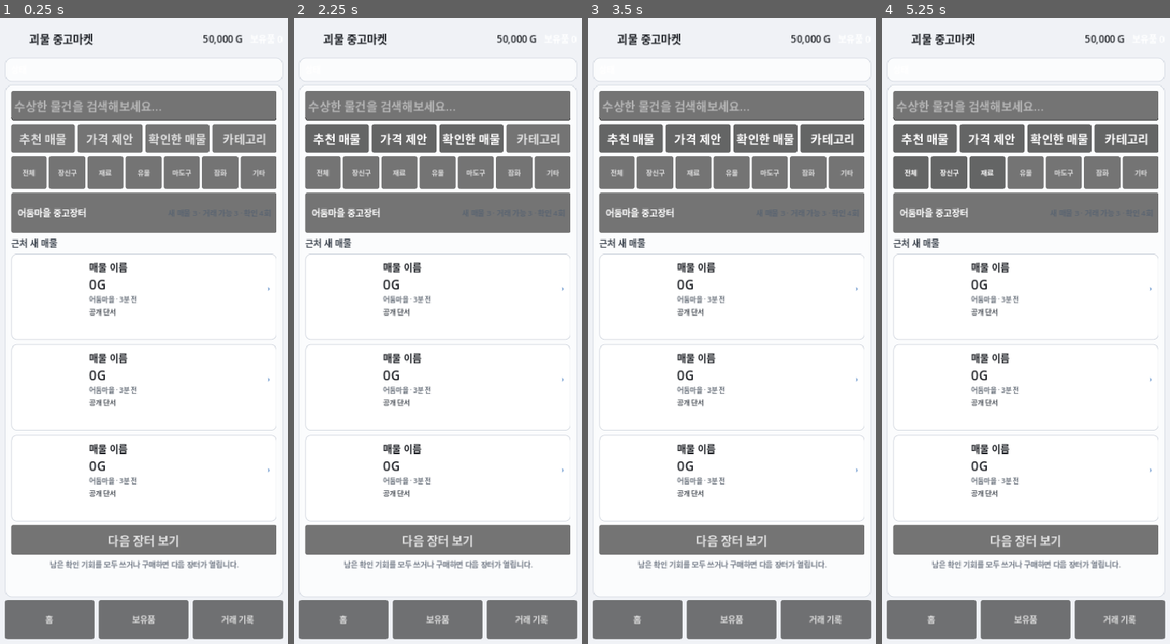
Above: before the commit, frames 1-4 (left to right).
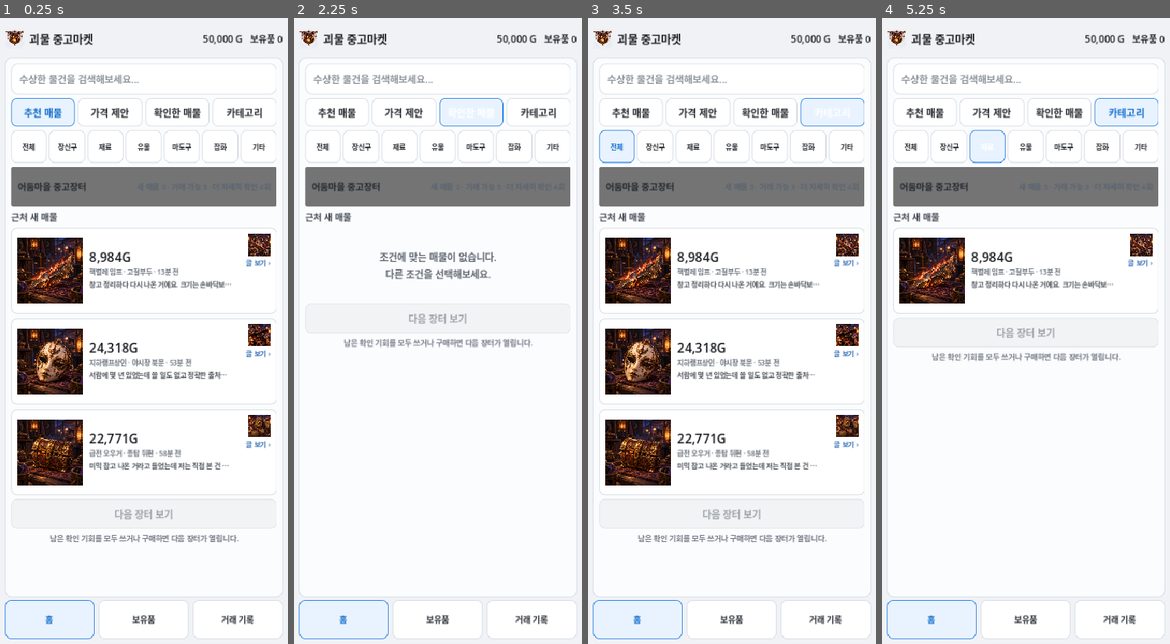
Above: after the commit, the same moments.

Repository: Queenrain9/monster-used-market
Game: Godot game, scene res://scenes/main.tscn
Two runs of this game, one before a commit and one after it. Both use one fixed random seed, a clock stepped at 60 frames per second and the inputs below.
Inputs:
- Up to frame 1 (0.25 s): no input
- Up to frame 2 (2.25 s): click "추천 매물" at 0.5 s; click "가격 제안" at 1.25 s; click "확인한 매물" at 2 s
- Up to frame 3 (3.5 s): click "카테고리" at 2.75 s
- Up to frame 4 (5.25 s): click "전체" at 3.5 s; click "장신구" at 4.25 s; click "재료" at 5 s

The runs differ from the first frame. In frame 1, 39% of the frame differs, in the area x 1-99%, y 1-100%; in frame 2, 30%; in frame 3, 39%; in frame 4, 32%.
Error before the commit: Parse Error: Identifier "_open_seller_chat" not declared in the current scope. (res://scripts/main.gd:268)

Commit message:
feat: make seller chat a dedicated navigation state

Diff:
--- a/scripts/main.gd
+++ b/scripts/main.gd
@@ -474,22 +474,76 @@
 	]
 	detail_budget.text = "남은 질문/확인 기회: %d번" % investigation_remaining
 	inquiry_panel.visible = false
-	_render_chat_thread(listing)
-	var memo_text = _format_discovered_clues(listing)
-	detail_clues.text = "아직 메모한 내용이 없습니다." if memo_text.is_empty() else memo_text
+	var discovered: Array = listing.get("discovered_clues", [])
+	detail_memo_title.text = "거래 메모 %d개" % discovered.size()
+	if discovered.is_empty():
+		detail_clues.text = "아직 메모한 내용이 없습니다."
+	else:
+		var preview_lines = []
+		var start_index = max(0, discovered.size() - 2)
+		for i in range(start_index, discovered.size()):
+			preview_lines.append("• %s" % str(discovered[i].get("text", "")))
+		detail_clues.text = "\n".join(preview_lines)
+	var chat_count = listing.get("chat_history", []).size()
+	open_seller_chat_button.text = "판매자에게 채팅하기%s" % (" · 대화 %d개" % chat_count if chat_count > 0 else "")
 	market_price_label.text = _market_price_reference_text(listing)
+
+	_populate_suspect_options(listing)
+	_restore_trade_plan(listing)
+
+
+func _open_seller_chat() -> void:
+	var listing = _current_market_listing()
+	if listing.is_empty():
+		return
+	current_stage = "chat"
+	_render_seller_chat()
+	_show_panel(seller_chat_panel)
+	_set_status("판매자에게 궁금한 걸 물어보세요.")
+	_save_game()
+
+
+func _back_to_detail() -> void:
+	if _current_market_listing().is_empty():
+		_go_market()
+		return
+	current_stage = "detail"
+	_render_detail()
+	_show_panel(detail_panel)
+	$Margin/RootVBox/DetailPanel/Scroll.ensure_control_visible(open_seller_chat_button)
+	_save_game()
+
+
+func _render_seller_chat() -> void:
+	var listing = _current_market_listing()
+	if listing.is_empty():
+		_go_market()
+		return
+	var seller: Dictionary = listing.get("seller", {})
+	chat_gold_label.text = "%s G" % _money(gold)
+	chat_seller_portrait.texture = Art.texture_for("sellers", str(seller.get("id", "")))
+	chat_seller_name.text = Art.seller_name(seller)
+	chat_seller_status.text = feed.seller_activity_text(listing)
+	chat_item_art.texture = Art.texture_for("items", str(listing.get("item_id", "")))
+	chat_item_title.text = Art.item_name(listing)
+	chat_item_meta.text = "%sG · %s · %s" % [
+		_money(int(listing.get("asking", 0))),
+		feed.public_location_text(listing),
+		feed.public_meetup_text(listing)
+	]
 
 	var options = engine.investigation_options(listing)
 	var used: Array = listing.get("inspected_actions", [])
 	for i in range(inspect_buttons.size()):
 		var option: Dictionary = options[i]
-		var action_text = feed.investigation_button_text(option)
-		inspect_buttons[i].text = "%s%s" % [action_text, " ✓" if used.has(option["id"]) else ""]
+		inspect_buttons[i].text = "%s%s" % [
+			feed.investigation_button_text(option),
+			" ✓" if used.has(option["id"]) else ""
+		]
 		inspect_buttons[i].tooltip_text = str(option["label"])
 		inspect_buttons[i].disabled = investigation_remaining <= 0 or used.has(option["id"])
 
-	_populate_suspect_options(listing)
-	_restore_trade_plan(listing)
+	_render_chat_thread(listing)
 
 
 func _render_chat_thread(listing: Dictionary) -> void:
@@ -497,7 +551,7 @@
 	chat_seller_portrait.texture = Art.texture_for("sellers", str(seller.get("id", "")))
 	chat_seller_name.text = Art.seller_name(seller)
 	chat_seller_status.text = feed.seller_activity_text(listing)
-	chat_choice_hint.text = "보낼 메시지를 고르세요 · 남은 기회 %d번" % investigation_remaining
+	chat_choice_hint.text = "뭐라고 물어볼까? · 남은 기회 %d번" % investigation_remaining
 
 	for child in chat_messages.get_children():
 		chat_messages.remove_child(child)
@@ -676,7 +730,7 @@
 		# Keep the previous field for old saves/tests, but the player-facing UX now uses the thread.
 		updated["last_inquiry"] = feed.investigation_interaction(listing, option, str(result["message"]))
 		_sync_market_listing(updated)
-		_render_detail()
+		_render_seller_chat()
 		_set_status("판매자와 대화를 이어갔습니다.")
 		_save_game()
 
@@ -1409,15 +1463,15 @@
 
 
 func _show_panel(target) -> void:
-	for panel in [market_panel, detail_panel, deal_panel, inventory_panel, appraisal_panel, sale_panel, result_panel]:
+	for panel in [market_panel, detail_panel, seller_chat_panel, deal_panel, inventory_panel, appraisal_panel, sale_panel, result_panel]:
 		panel.visible = panel == target
 
-	var focus_mode = target == detail_panel or target == deal_panel or target == appraisal_panel or target == sale_panel
+	var focus_mode = target == detail_panel or target == seller_chat_panel or target == deal_panel or target == appraisal_panel or target == sale_panel
 	global_header.visible = not focus_mode
 	status_panel.visible = target != market_panel and not focus_mode
 	nav_row.visible = not focus_mode
 
-	market_nav_button.set_pressed_no_signal(current_stage in ["market", "detail", "deal"])
+	market_nav_button.set_pressed_no_signal(current_stage in ["market", "detail", "chat", "deal"])
 	inventory_nav_button.set_pressed_no_signal(current_stage in ["inventory", "appraisal", "sale"])
 	records_nav_button.set_pressed_no_signal(current_stage == "result")
 
@@ -1425,6 +1479,7 @@
 func _update_header() -> void:
 	gold_label.text = "%s G" % _money(gold)
 	detail_gold_label.text = "%s G" % _money(gold)
+	chat_gold_label.text = "%s G" % _money(gold)
 	deal_gold_label.text = "%s G" % _money(gold)
 	appraisal_gold_label.text = "%s G" % _money(gold)
 	sale_gold_label.text = "%s G" % _money(gold)
@@ -1489,6 +1544,12 @@
 			if selected_market_index >= 0 and selected_market_index < market_items.size():
 				_render_detail()
 				_show_panel(detail_panel)
+			else:
+				_go_market()
+		"chat":
+			if selected_market_index >= 0 and selected_market_index < market_items.size():
+				_render_seller_chat()
+				_show_panel(seller_chat_panel)
 			else:
 				_go_market()
 		"deal":
